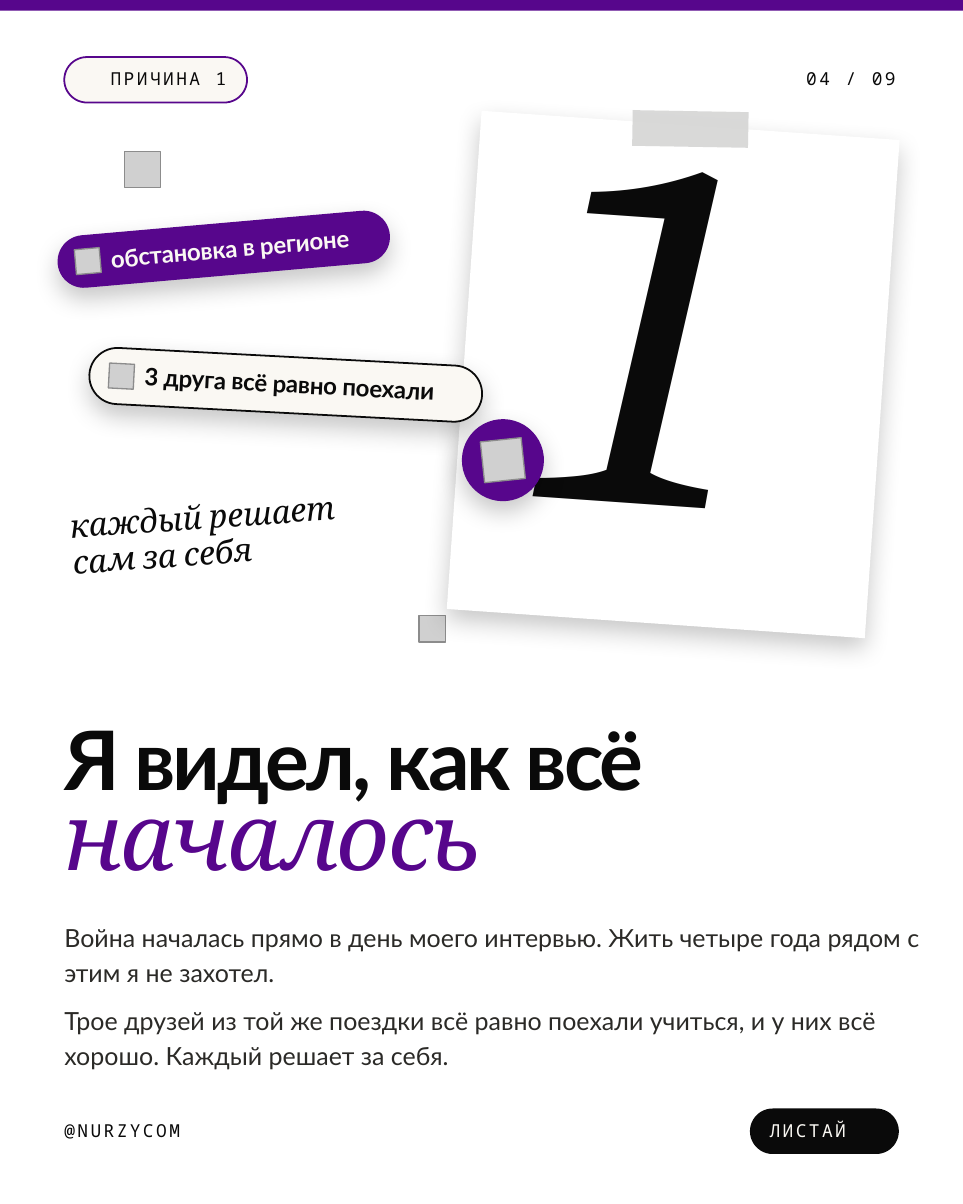
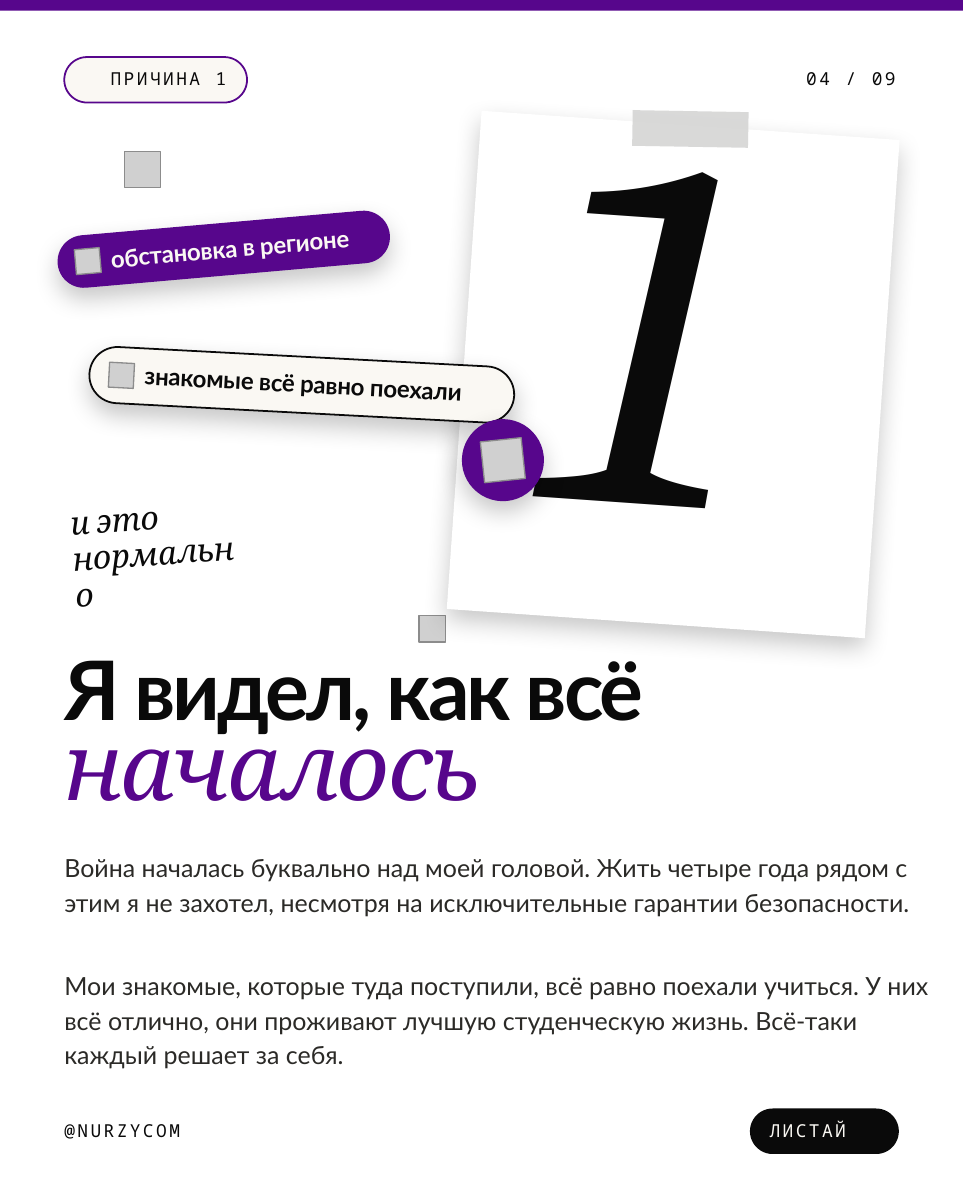
Before and after one commit to galiandojonathan-ship-it1/nurzycom_brand, a slide deck: slide 4 of social/pptx/reasons-170m.pptx. Drawn at 963x1204 pixels with LibreOffice and Linux fonts; fonts in the diff are those of the drawing; grey boxes stand for pictures; background and template pictures are left out. Boxes give left, top, right and bottom in pixels: in the first picture for what was removed or moved away, otherwise in the second. Text is boxed around its words. In the diff, an @@ line names an element or a change of style, - is before the commit and + after.

```diff
--- a/social/pptx/reasons-170m.pptx
+++ b/social/pptx/reasons-170m.pptx
@@ rounded rectangle: place and size @@
-rounded rectangle at [87, 347, 483, 424]
+rounded rectangle at [87, 346, 515, 425]
@@ text at [144, 371, 364, 397]: text changed @@
-3 друга всё равно поехали
+знакомые всё равно поехали
@@ text at [71, 511, 159, 535]: text changed @@
-каждый решает
-сам за себя
+и это
+нормально
@@ text "Я видел, как всё началось": place and size @@
-text "Я видел, как всё началось" at [64, 730, 644, 871]
+text "Я видел, как всё началось" at [64, 660, 644, 801]
@@ text at [64, 859, 910, 917]: text changed @@
-Война началась прямо в день моего интервью. Жить четыре года рядом с этим я не захотел.
+Война началась буквально над моей головой. Жить четыре года рядом с этим я не захотел, несмотря на исключительные гарантии безопасности.
@@ text at [64, 977, 928, 1069]: text changed @@
-Трое друзей из той же поездки всё равно поехали учиться, и у них всё хорошо. Каждый решает за себя.
+Мои знакомые, которые туда поступили, всё равно поехали учиться. У них всё отлично, они проживают лучшую студенческую жизнь. Всё-таки каждый решает за себя.
```
Also in this commit, not shown: 5 other slides changed, 13 other files.
